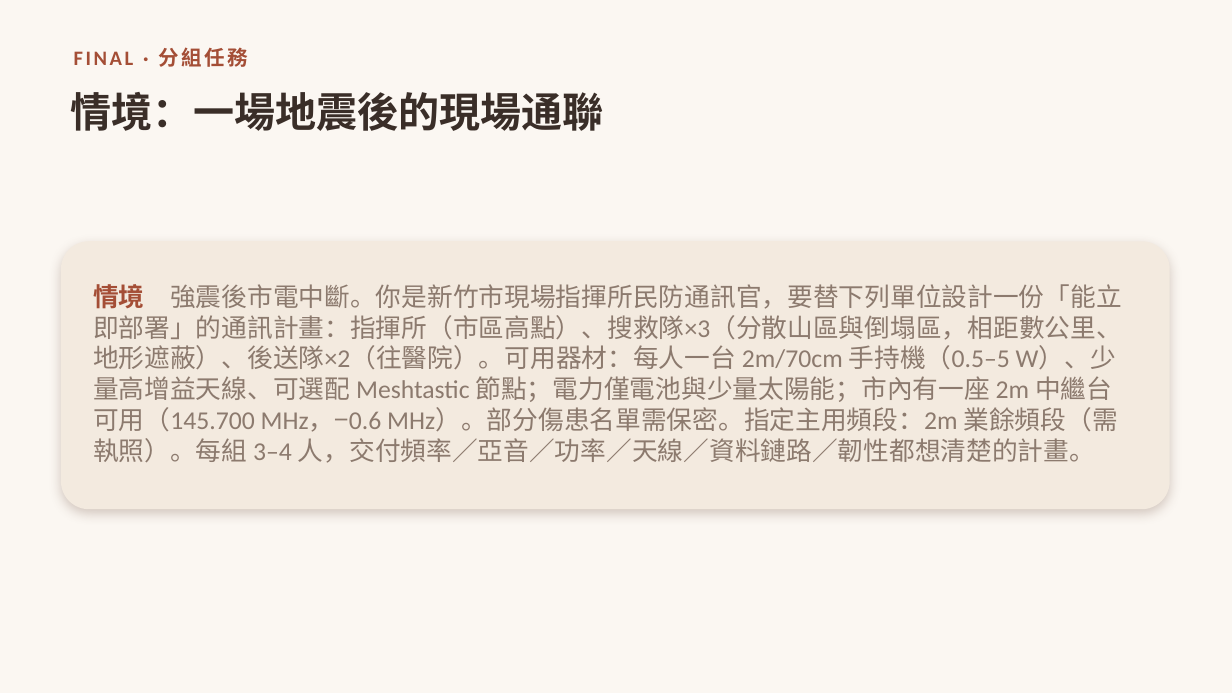
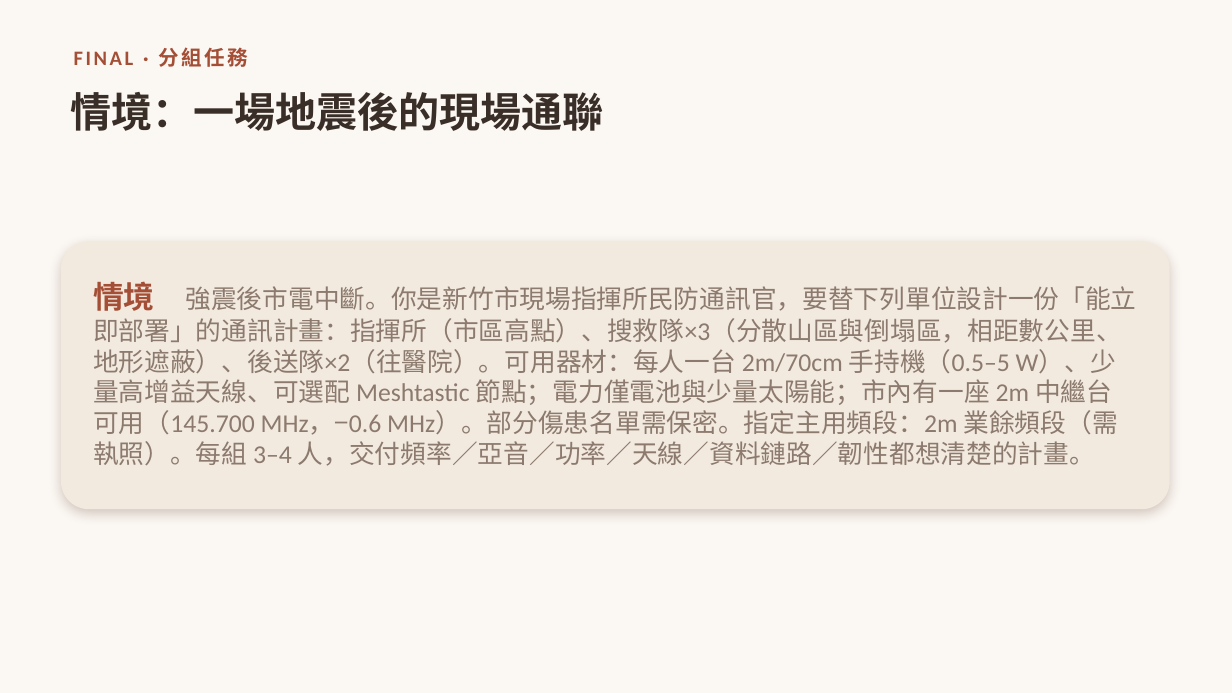
Before and after one commit to winson3QQ/Radio-Advanced, a slide deck: slide 46 of 投影片/進階無線電_第一節_課程投影片.pptx. Drawn at 1232x693 pixels with LibreOffice and Linux fonts; fonts in the diff are those of the drawing. Boxes give left, top, right and bottom in pixels: in the first picture for what was removed or moved away, otherwise in the second. Text is boxed around its words. In the diff, an @@ line names an element or a change of style, - is before the commit and + after.

```diff
--- a/投影片/進階無線電_第一節_課程投影片.pptx
+++ b/投影片/進階無線電_第一節_課程投影片.pptx
@@ text "情境 強震後市電中斷。你是新竹市現場指揮所民防通訊官，要替下列單位設計一份「能立即部署」的通訊計畫：指揮所（市區高點）、 ..." at (93,281,1137,466): size 20 to 24 pt, font Cambria to Noto Sans CJK SC in "情境" @@
```
Also in this commit, not shown: 4 other slides changed.
